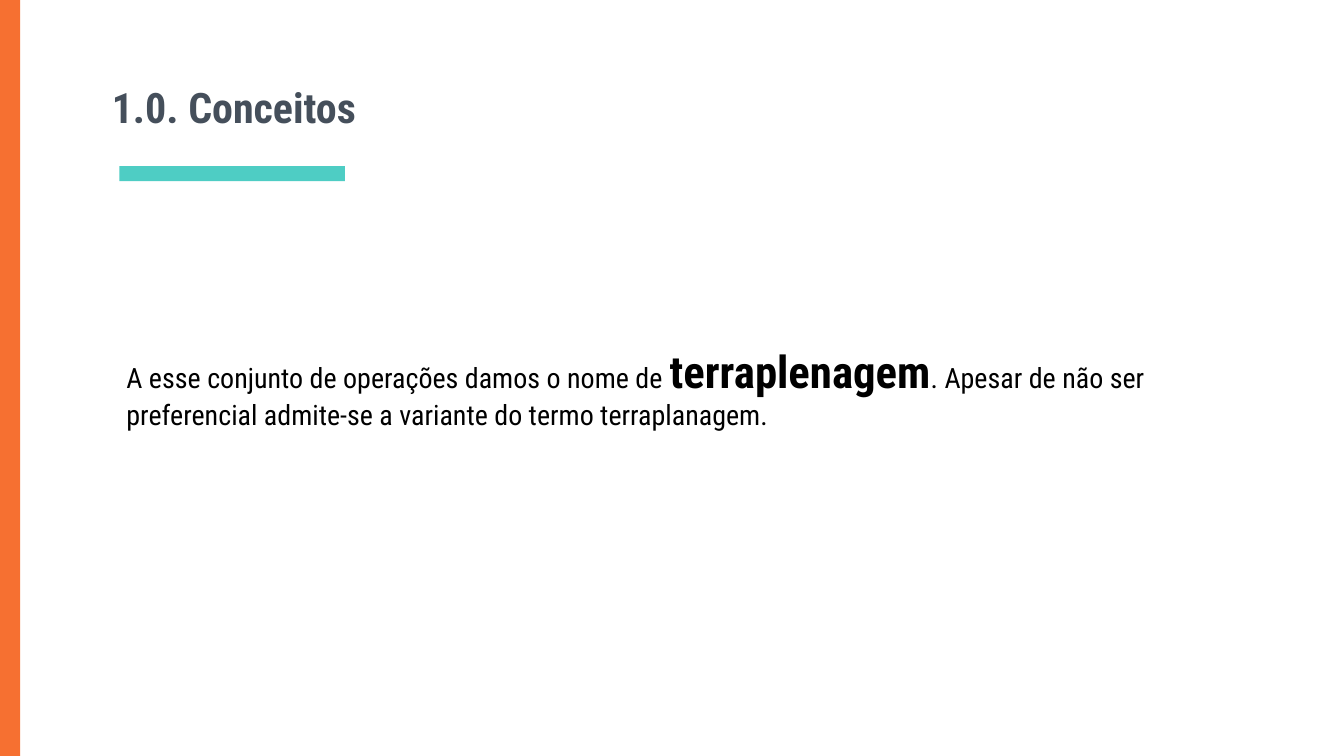
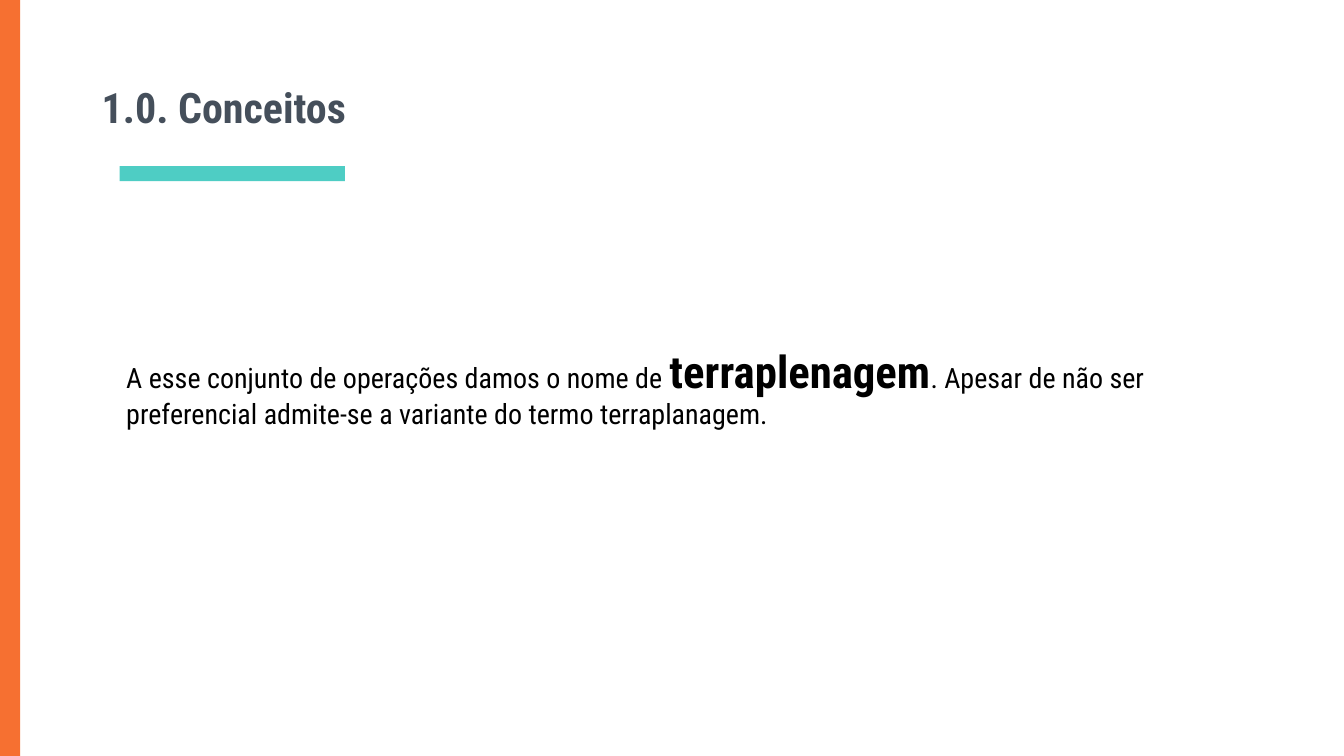
Before and after one commit to 255ribeiro/intro_topografia, a slide deck: slide 6 of mat_ref/TOPOGRAFIA_MAURICIO/9.0. Topografia/1.0. Aulas/Topografia Aula 03 - Movimentação de Terra.pptx. Drawn at 1344x756 pixels with LibreOffice and Linux fonts; fonts in the diff are those of the drawing. Boxes give left, top, right and bottom in pixels: in the first picture for what was removed or moved away, otherwise in the second. Text is boxed around its words. In the diff, an @@ line names an element or a change of style, - is before the commit and + after.

```diff
--- a/mat_ref/TOPOGRAFIA_MAURICIO/9.0. Topografia/1.0. Aulas/Topografia Aula 03 - Movimentação de Terra.pptx
+++ b/mat_ref/TOPOGRAFIA_MAURICIO/9.0. Topografia/1.0. Aulas/Topografia Aula 03 - Movimentação de Terra.pptx
@@ title "1.0. Conceitos": place and size @@
-title "1.0. Conceitos" at bbox=[112, 92, 356, 124]
+title "1.0. Conceitos" at bbox=[102, 92, 346, 124]
```
Also in this commit, not shown: 16 other slides changed, 8 other files.
